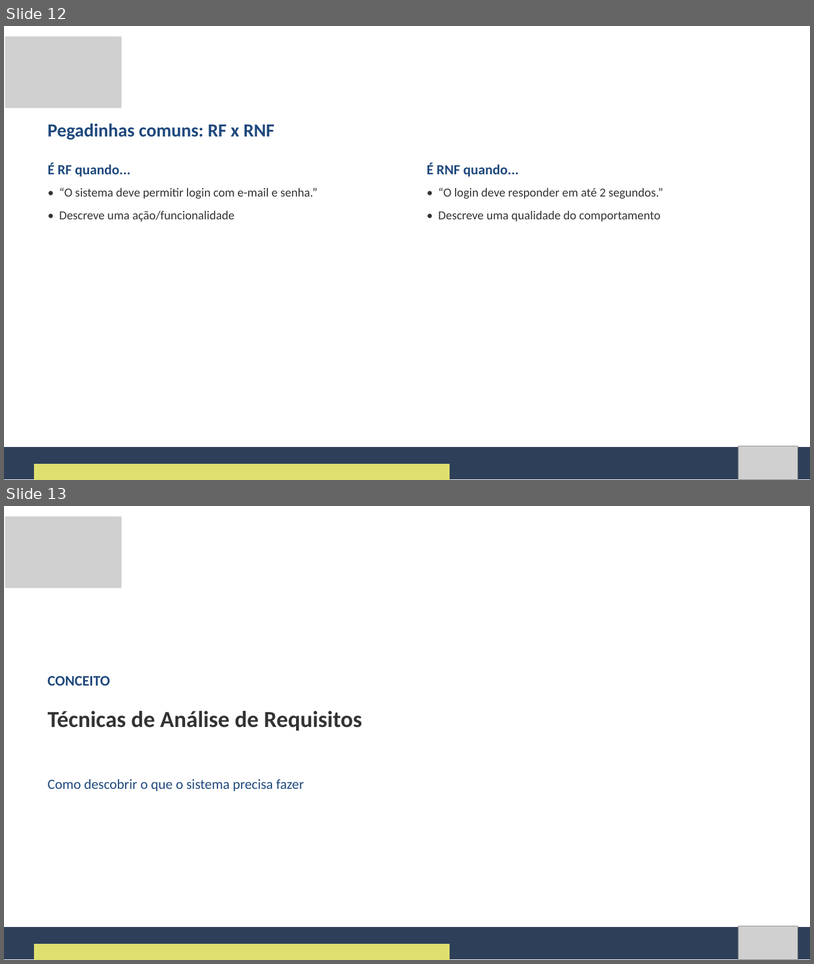
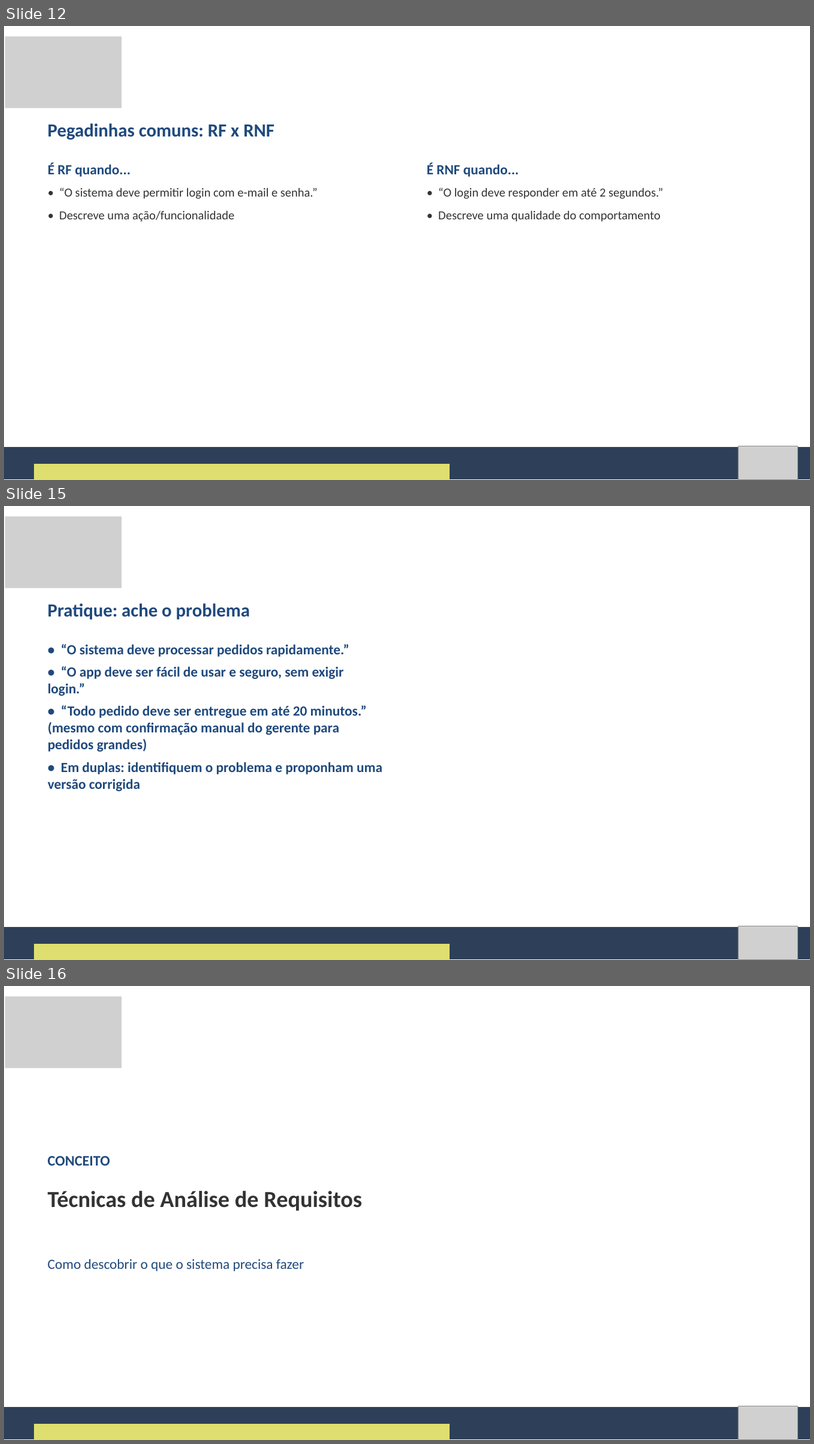
Before and after one commit to Natan20/Curso-Modelagem-De-Sistemas-Material, a slide deck: Aula 02 - 04-09-2026/Aula 2 - Slides.pptx. Shown one above the other, each under a label of ours: slides 12 and 13 before the commit, slides 12, 15 and 16 after it; the slides between them are not shown. The pictures are 814x964 and 814x1444 pixels, drawn with LibreOffice and Linux fonts; fonts in the diff are those of the drawing; grey boxes stand for pictures. Boxes give left, top, right and bottom in pixels: in the first picture for what was removed or moved away, otherwise in the second. Text is boxed around its words. In the diff, an @@ line names an element or a change of style, - is before the commit and + after.

```diff
--- a/Aula 02 - 04-09-2026/Aula 2 - Slides.pptx
+++ b/Aula 02 - 04-09-2026/Aula 2 - Slides.pptx
@@ slide 15 added at [4, 506, 810, 960], background #FFFFFF @@
@@ picture added at [5, 516, 122, 588] @@
@@ text added at [48, 603, 250, 619], 33 pt, text #1F497D, bold @@
+Pratique: ache o problema
@@ text added at [48, 644, 383, 791], 25 pt, text #1F497D, bold @@
+• “O sistema deve processar pedidos rapidamente.”
+• “O app deve ser fácil de usar e seguro, sem exigir login.”
+• “Todo pedido deve ser entregue em até 20 minutos.” (mesmo com confirmação manual do gerente para pedidos grandes)
+• Em duplas: identifiquem o problema e proponham uma versão corrigida
@@ freeform shape added at [4, 927, 810, 959], fill #2E4059 @@
@@ picture added at [738, 926, 798, 959] @@
@@ freeform shape added at [34, 943, 450, 960], fill #DFDF6F @@
@@ what was slide 13 is now slide 16 @@
```
Also in this commit, not shown: 5 slides changed, 9 other slides added, 59 other files.
